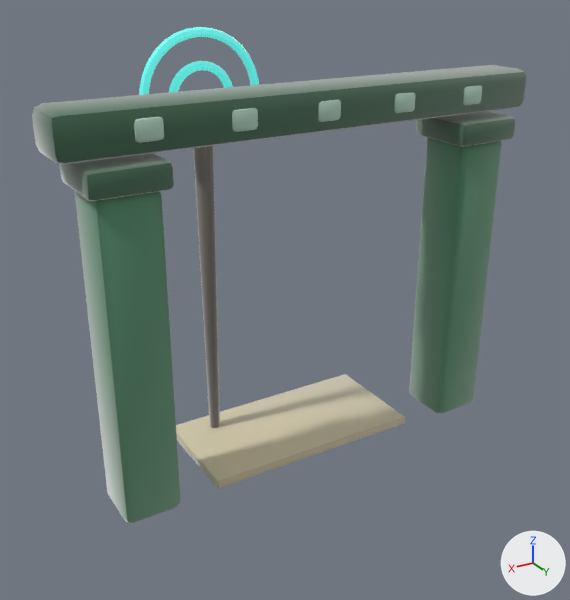
Before and after pictures for a commit that changed the glTF model assets/models/gates/4e9f0845.glb.
Rendered twice from a 50 mm camera at (4.0, 6.18, 4.9) aimed at (0.13, -0.27, 1.67). The lights are fixed; the arrows at lower right show +X, +Y and +Z. The first picture is the older version. Vertices at exactly the same position are counted once.

The scene before the commit, as lines of its bpy script (objects in view):
```python
me_gate_4e9f0845 = bpy.data.meshes.new('gate_4e9f0845')
me_gate_4e9f0845.from_pydata(...)  # 1106 vertices, 2152 faces; spans x -2.48..2.48, y -1.0..0.37, z 0.0..4.34
# faces by material slot: [216, 324, 540, 208, 280, 476, 108]
me_gate_4e9f0845.materials.append(mat_clay__589871_0_93)
me_gate_4e9f0845.materials.append(mat_clay__3e6b4f_0_93)
me_gate_4e9f0845.materials.append(mat_clay__bfe3d0_0_93)
me_gate_4e9f0845.materials.append(mat_clay__8a8378_0_93)
me_gate_4e9f0845.materials.append(mat_clay__4ed0c8_0_93__4ed0c8)
me_gate_4e9f0845.materials.append(mat_clay__4ed0c8_0_6__4ed0c8)
me_gate_4e9f0845.materials.append(mat_clay__d8cca8_0_93)
ob_gate_4e9f0845 = bpy.data.objects.new('gate_4e9f0845', me_gate_4e9f0845)
ob_gate_4e9f0845.location = (0.0, 0.0, 0.0)
```
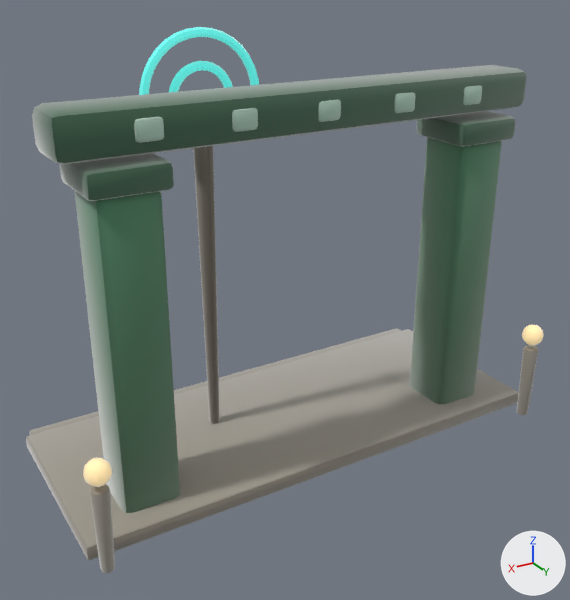
What differs and where, as boxes (x1, y1, x2, y2) in the pictures (570 x 600 px):
'gate_4e9f0845', reshaped (10% taller)
    before: (32, 27, 527, 523)
    after: (26, 27, 544, 573)
part 1 of me_gate_4e9f0845, added
    after: (517, 345, 538, 415)
part 2 of me_gate_4e9f0845, added
    after: (90, 484, 115, 573)
part 3 of me_gate_4e9f0845, added
    after: (26, 329, 518, 560)
part 4 of me_gate_4e9f0845, added (mostly hidden)
    after: (29, 328, 401, 435)
part 5 of me_gate_4e9f0845, added
    after: (522, 324, 544, 345)
part 6 of me_gate_4e9f0845, added (beige)
    after: (83, 457, 112, 487)
part 7 of me_gate_4e9f0845, edited (looks the same)
    both: (32, 29, 527, 513)

Edits to the bpy script that builds the scene:
```text
Add mat_clay__9e978a_0_93:
    mat_clay__9e978a_0_93 = bpy.data.materials.new('clay_#9E978A_0.93_-')
    # nodes: BsdfPrincipled, Mix, OutputMaterial, VertexColor
    # colours: grey #9e978a, mixed with the vertex colours
Add mat_clay__ffe2a8_0_95__ffe2a8:
    mat_clay__ffe2a8_0_95__ffe2a8 = bpy.data.materials.new('clay_#FFE2A8_0.95_#FFE2A8')
    # nodes: BsdfPrincipled, Mix, OutputMaterial, VertexColor
    # colours: beige #bca67a, beige #ffe2a8, mixed with the vertex colours
Add mat_clay__b9b2a2_0_93:
    mat_clay__b9b2a2_0_93 = bpy.data.materials.new('clay_#B9B2A2_0.93_-')
    # nodes: BsdfPrincipled, Mix, OutputMaterial, VertexColor
    # colours: grey #b9b2a2, mixed with the vertex colours
Change me_gate_4e9f0845:
    used by ob_gate_4e9f0845; location = (0.0, 0.0, 0.0)
    remove me_gate_4e9f0845.from_pydata(...)  # 1106 vertices, 2152 faces; spans x -2.48..2.48, y -1.0..0.37, z 0.0..4.34
    add me_gate_4e9f0845.from_pydata(...)  # 1606 vertices, 3124 faces; spans x -2.66..2.66, y -1.71..0.84, z 0.0..4.34
    me_gate_4e9f0845 part 1: a new loose piece of 114 vertices spanning x -2.61..-2.44, y 0.64..0.8, z 0.0..0.86, in mat_clay__9e978a_0_93
    me_gate_4e9f0845 part 2: a new loose piece of 114 vertices spanning x 2.44..2.61, y 0.64..0.8, z 0.0..0.86, in mat_clay__9e978a_0_93
    me_gate_4e9f0845 part 3: a new loose piece of 56 vertices spanning x -2.66..2.66, y -1.55..0.55, z 0.0..0.16, in mat_clay__9e978a_0_93
    me_gate_4e9f0845 part 4: a new loose piece of 56 vertices spanning x -2.58..2.59, y -1.71..-1.37, z 0.0..0.12, in mat_clay__9e978a_0_93
    me_gate_4e9f0845 part 5: a new loose piece of 52 vertices spanning x -2.65..-2.41, y 0.61..0.84, z 0.9..1.14, in mat_clay__ffe2a8_0_95__ffe2a8
    me_gate_4e9f0845 part 6: a new loose piece of 52 vertices spanning x 2.41..2.65, y 0.61..0.83, z 0.9..1.14, in mat_clay__ffe2a8_0_95__ffe2a8
    me_gate_4e9f0845 part 7: 2088 kept faces spanning x -2.48..2.48, y -1.0..0.37, z 0.0..4.32 get new vertex colours
    other edits to the shape of me_gate_4e9f0845 do not show in these pictures
    add me_gate_4e9f0845.materials.append(mat_clay__9e978a_0_93)
    add me_gate_4e9f0845.materials.append(mat_clay__b9b2a2_0_93)
    add me_gate_4e9f0845.materials.append(mat_clay__ffe2a8_0_95__ffe2a8)
```
